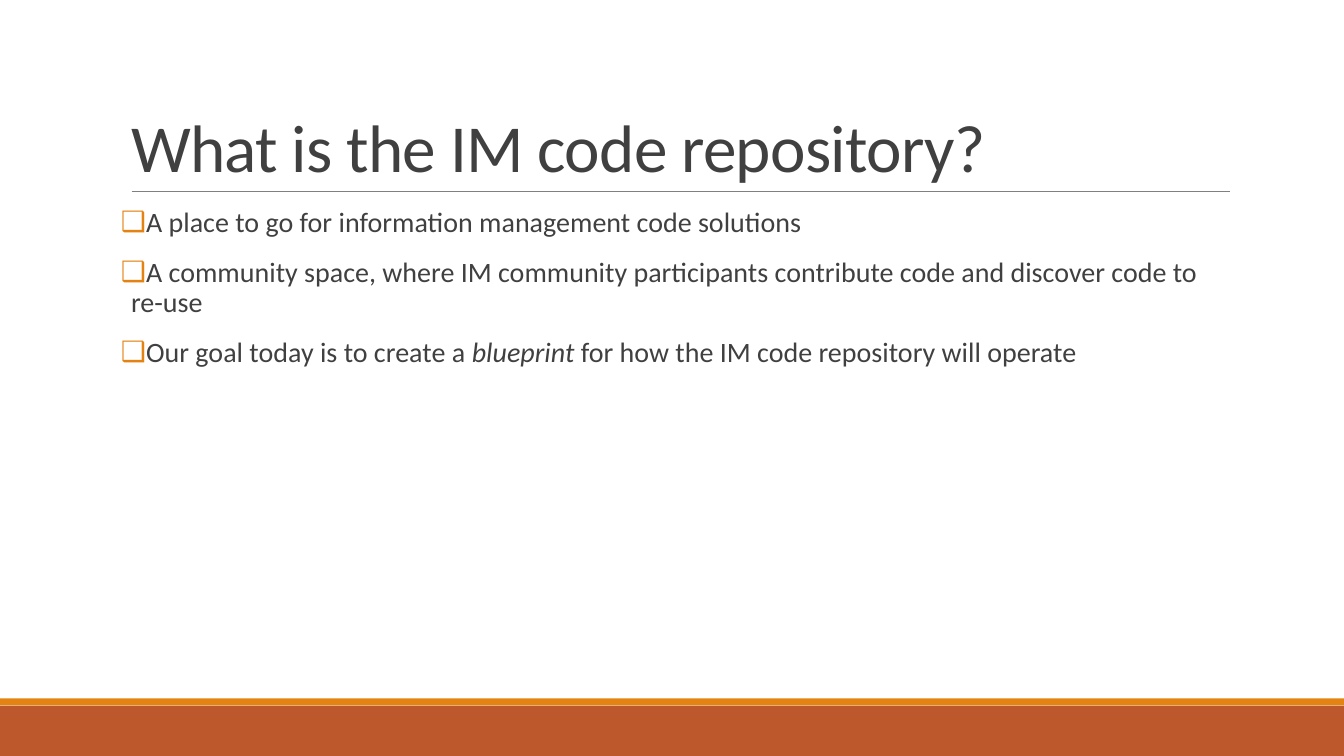
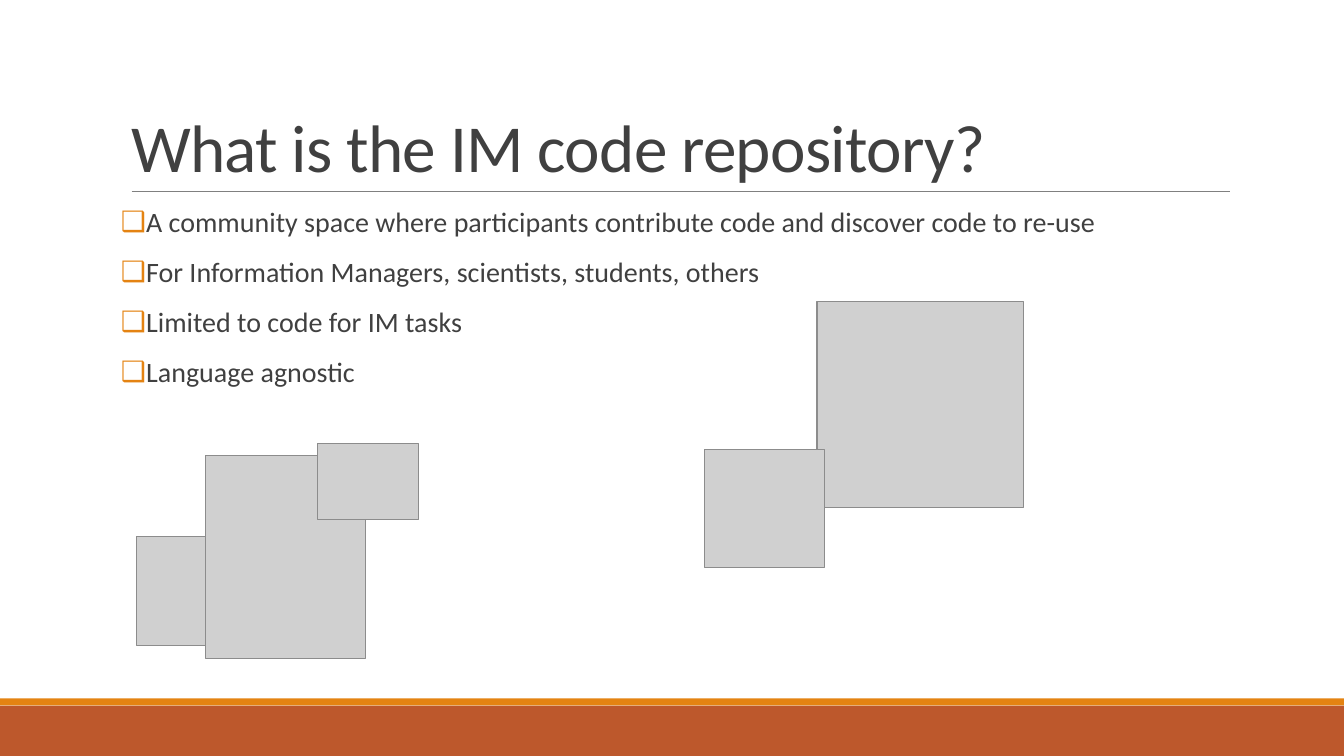
Before and after one commit to vanderbi/codeLibrary, a slide deck: slide 2 of Building an Information Management Code Library.pptx. Drawn at 1344x756 pixels with LibreOffice and Linux fonts; fonts in the diff are those of the drawing; grey boxes stand for pictures; background and template pictures are left out. Boxes give left, top, right and bottom in pixels: in the first picture for what was removed or moved away, otherwise in the second. Text is boxed around its words. In the diff, an @@ line names an element or a change of style, - is before the commit and + after.

```diff
--- a/Building an Information Management Code Library.pptx
+++ b/Building an Information Management Code Library.pptx
@@ text at bbox=[146, 212, 1095, 387]: text changed @@
-❑ A place to go for information management code solutions
-❑ A community space, where IM community participants contribute code and discover code to re-use
-❑ Our goal today is to create a blueprint for how the IM code repository will operate
+❑ A community space where participants contribute code and discover code to re-use
+❑ For Information Managers, scientists, students, others
+❑ Limited to code for IM tasks
+❑ Language agnostic
@@ picture added at bbox=[818, 302, 1024, 508] @@
@@ picture added at bbox=[318, 444, 418, 520] @@
@@ picture added at bbox=[206, 456, 365, 659] @@
@@ picture added at bbox=[705, 450, 824, 568] @@
@@ picture added at bbox=[136, 536, 260, 645] @@
```
Also in this commit, not shown: 4 other slides changed, 2 slides added, 1 slide removed.
